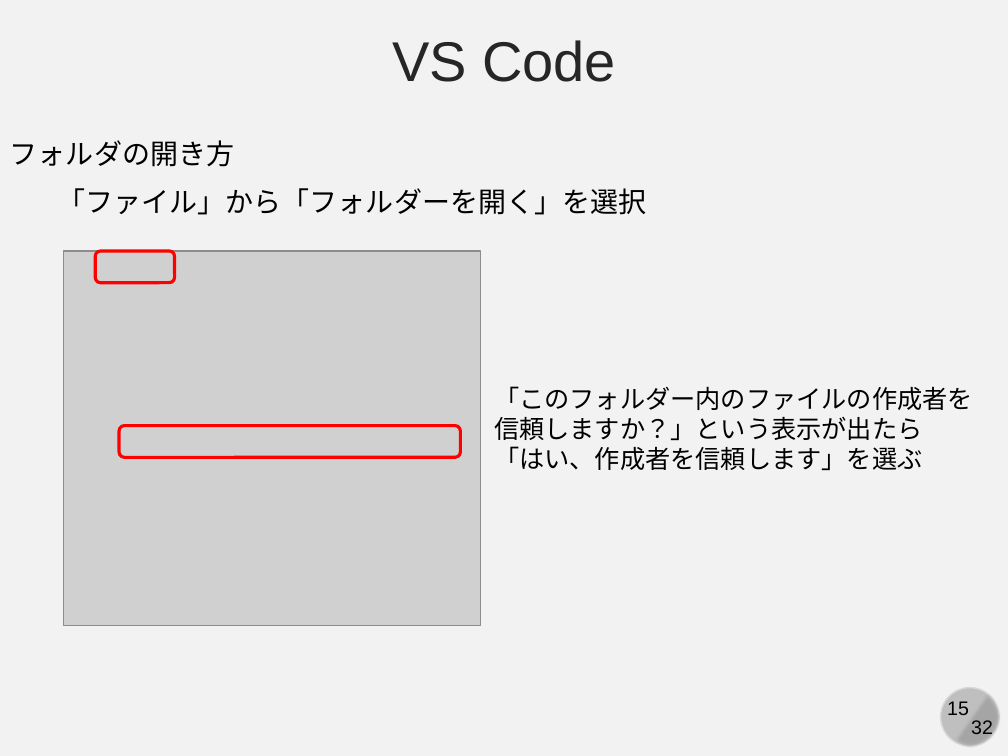
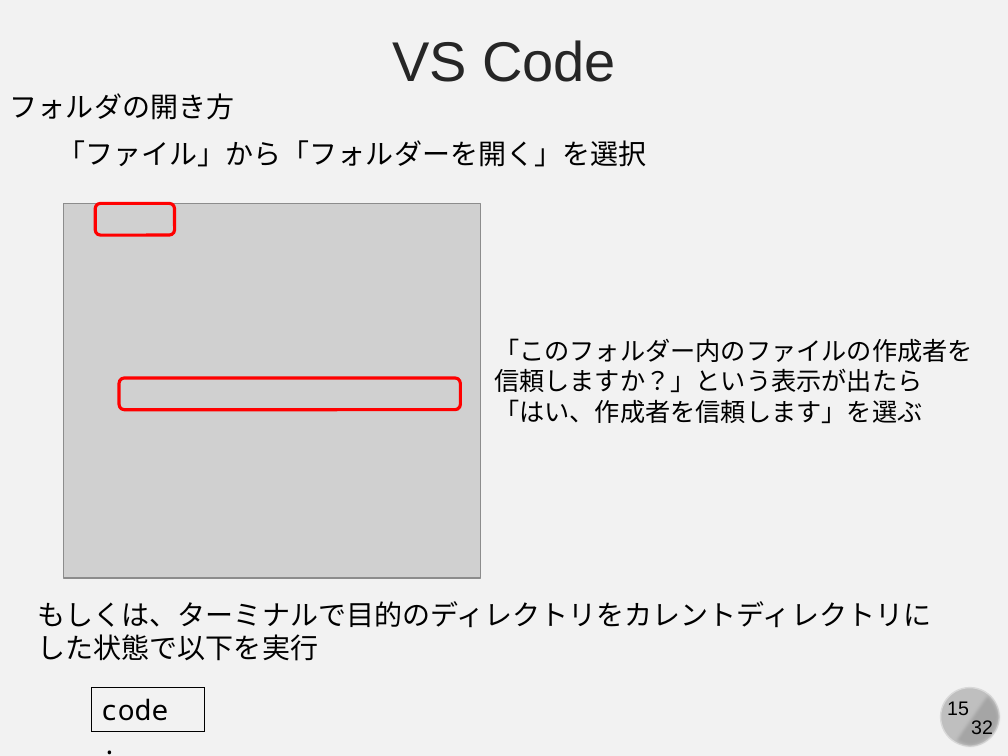
Before and after one commit to cpss2026-git/cpss2026-git.github.io, a slide deck: slide 15 of 04-practice-git/slides/04-git-basic.pptx. Drawn at 1008x756 pixels with LibreOffice and Linux fonts; fonts in the diff are those of the drawing; grey boxes stand for pictures. Boxes give left, top, right and bottom in pixels: in the first picture for what was removed or moved away, otherwise in the second. Text is boxed around its words. In the diff, an @@ line names an element or a change of style, - is before the commit and + after.

```diff
--- a/04-practice-git/slides/04-git-basic.pptx
+++ b/04-practice-git/slides/04-git-basic.pptx
@@ 3 texts, 2 rounded rectangles, 1 picture: place and size @@
-3 texts, 2 rounded rectangles, 1 picture at box(10, 140, 973, 626)
+3 texts, 2 rounded rectangles, 1 picture at box(10, 93, 973, 579)
@@ text added at box(38, 601, 932, 661), 20 pt, text #000000 @@
+もしくは、ターミナルで目的のディレクトリをカレントディレクトリに
+した状態で以下を実行
@@ rectangle added at box(92, 687, 206, 732), outline #000000 0.75 pt, 20 pt, text #000000 @@
+code .
```
Also in this commit, not shown: 1 other slide changed, 3 other files.
